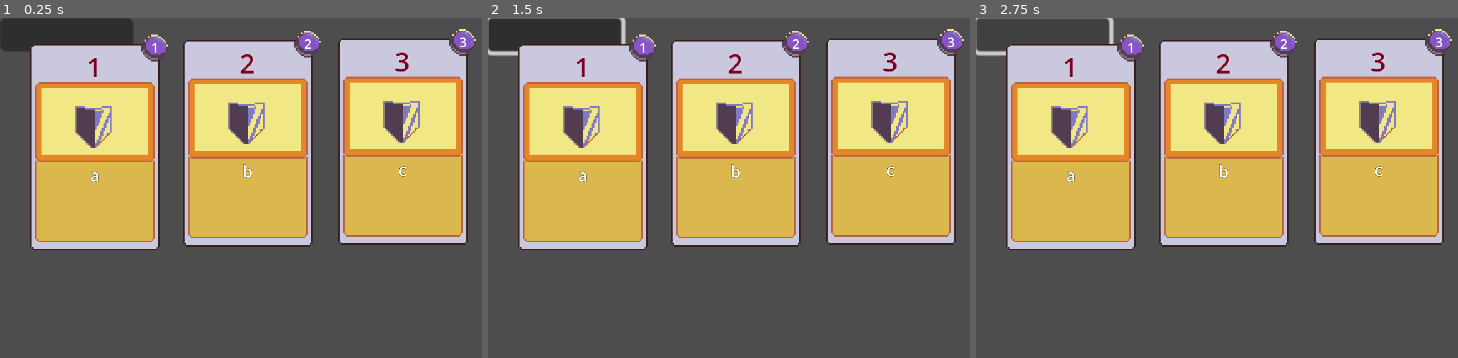
Above: before the commit, frames 1-3 (left to right).
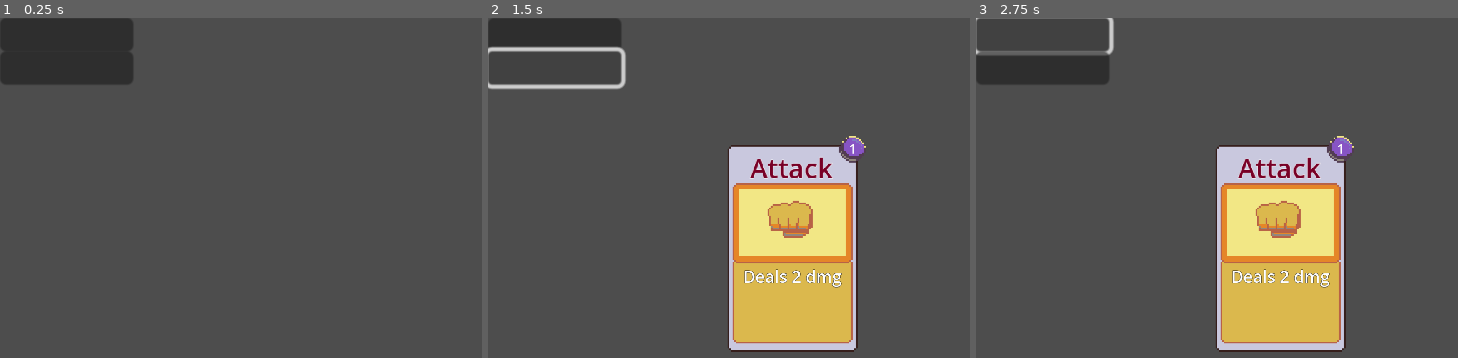
Above: after the commit, the same moments.

Repository: mosusg/brainrot-translator
Game: Godot game, scene res://deck_hand.tscn
Same seed, same stepped clock (60 frames per second), same inputs: the game is played once before the commit and once after it. This scene is started directly instead of the project's main scene.
Inputs (mouse positions are in pixels of both pictures, inside the frame that each line leads up to):
- Up to frame 1 (0.25 s): no input
- Up to frame 2 (1.5 s): click (555, 35) at 0.5 s; click (555, 69) at 1.27 s
- Up to frame 3 (2.75 s): click (1043, 35) at 2 s

The runs differ from the first frame. In frame 1, 49% of the frame differs, in the area x 0-99%, y 3-69%; in frame 2, 58%; in frame 3, 58%, in the area x 0-99%, y 3-99%.

Commit message:
cooking on cards

Diff:
--- a/deck_hand.gd
+++ b/deck_hand.gd
@@ -1,6 +1,16 @@
 extends Node2D
 
-@onready var CardScene: PackedScene = preload("res://scenes/Card.tscn")
+@onready var attack_card_scene: PackedScene = preload("res://scenes/cards/attack_card.tscn")
+@onready var defend_card_scene: PackedScene = preload("res://scenes/cards/defend_card.tscn")
 
-func _on_card_test_1_pressed() -> void:
-	pass # Replace with function body.
+@onready var spawn_point = $CanvasLayer/spawn
+
+func _ready() -> void:
+	pass
+
+func _process(delta: float) -> void:
+	pass
+
+func _on_card_test_pressed() -> void:
+	var attack_card = attack_card_scene.instantiate()
+	spawn_point.add_child(attack_card)
--- a/deck_hand.tscn
+++ b/deck_hand.tscn
@@ -1,29 +1,24 @@
 [gd_scene load_steps=2 format=3 uid="uid://bcdbllf7gue2u"]
 
-[ext_resource type="PackedScene" uid="uid://bes4hhe47cbc8" path="res://scenes/Card.tscn" id="1_27d25"]
+[ext_resource type="Script" uid="uid://mw5sfoaiyqg4" path="res://deck_hand.gd" id="1_27d25"]
 
 [node name="DeckHand" type="Node2D"]
+script = ExtResource("1_27d25")
 
 [node name="CanvasLayer" type="CanvasLayer" parent="."]
 
-[node name="Card" parent="CanvasLayer" instance=ExtResource("1_27d25")]
-position = Vector2(228, 310)
-CardName = "1"
-CardDesc = "a"
-
-[node name="Card2" parent="CanvasLayer" instance=ExtResource("1_27d25")]
-position = Vector2(595, 301)
-CardName = "2"
-CardDesc = "b"
-CardCost = 2
-
-[node name="Card3" parent="CanvasLayer" instance=ExtResource("1_27d25")]
-position = Vector2(967, 297)
-CardName = "3"
-CardDesc = "c"
-CardCost = 3
+[node name="spawn" type="Node2D" parent="CanvasLayer"]
+position = Vector2(731, 553)
 
 [node name="CardTest" type="Button" parent="."]
 offset_right = 64.0
 offset_bottom = 16.0
 scale = Vector2(5, 5)
+
+[node name="CardTest2" type="Button" parent="."]
+offset_top = 80.0
+offset_right = 64.0
+offset_bottom = 96.0
+scale = Vector2(5, 5)
+
+[connection signal="pressed" from="CardTest" to="." method="_on_card_test_pressed"]
--- a/scenes/Card.tscn
+++ b/scenes/Card.tscn
@@ -22,7 +22,6 @@
 
 [node name="Card" type="Node2D"]
 script = ExtResource("1_jyhfs")
-CardName = ""
 
 [node name="CardBase" type="Sprite2D" parent="."]
 scale = Vector2(4, 4)
@@ -41,7 +40,7 @@
 offset_right = 38.25
 offset_bottom = 39.0
 scale = Vector2(0.25, 0.25)
-text = "#"
+text = "1"
 label_settings = SubResource("LabelSettings_jyhfs")
 
 [node name="CardName" type="Node2D" parent="."]
@@ -52,7 +51,7 @@
 offset_top = -119.0
 offset_right = 114.0
 offset_bottom = -31.0
-text = "Name"
+text = "Card Name"
 label_settings = SubResource("LabelSettings_tbgi4")
 horizontal_alignment = 1
 
@@ -71,7 +70,7 @@
 offset_right = 81.0
 offset_bottom = 179.0
 scale = Vector2(1.25, 1.25)
-text = "Text"
+text = "Card Desc"
 label_settings = SubResource("LabelSettings_tefeu")
 horizontal_alignment = 1
 autowrap_mode = 3
--- /dev/null
+++ b/scenes/cards/attack_card.tscn
@@ -0,0 +1,16 @@
+[gd_scene load_steps=3 format=3 uid="uid://dw0vk4g2a0lsc"]
+
+[ext_resource type="PackedScene" uid="uid://bes4hhe47cbc8" path="res://scenes/Card.tscn" id="1_hhite"]
+[ext_resource type="Texture2D" uid="uid://ba0f7bdvpi307" path="res://assets/attack_card_image.png" id="2_7cc2x"]
+
+[node name="AttackCard" type="Node2D"]
+
+[node name="Card" parent="." node_paths=PackedStringArray("card_image") instance=ExtResource("1_hhite")]
+card_name = "Attack"
+card_desc = "Deals 2 dmg"
+card_image = NodePath("../CardImage")
+
+[node name="CardImage" type="Sprite2D" parent="."]
+position = Vector2(0, -62)
+scale = Vector2(4, 4)
+texture = ExtResource("2_7cc2x")
--- /dev/null
+++ b/scenes/cards/defend_card.tscn
@@ -0,0 +1,16 @@
+[gd_scene load_steps=3 format=3 uid="uid://cr6oxwbl2fe4m"]
+
+[ext_resource type="PackedScene" uid="uid://bes4hhe47cbc8" path="res://scenes/Card.tscn" id="1_dgdmp"]
+[ext_resource type="Texture2D" uid="uid://b80asm3mqli1e" path="res://assets/defend_card_image.png" id="2_ujx26"]
+
+[node name="DefendCard" type="Node2D"]
+
+[node name="Card" parent="." node_paths=PackedStringArray("card_image") instance=ExtResource("1_dgdmp")]
+card_name = "Defense"
+card_desc = "Defend 2 dmg"
+card_image = NodePath("../CardImage")
+
+[node name="CardImage" type="Sprite2D" parent="."]
+position = Vector2(0, -62)
+scale = Vector2(4, 4)
+texture = ExtResource("2_ujx26")
--- a/scenes/menuscroll.gdshader
+++ /dev/null
@@ -1,7 +0,0 @@
-shader_type canvas_item;
-
-void vertex() {
-    float angle = sin(TIME * .05) * 3.14159;
-    vec2 direction = vec2(cos(angle), sin(angle));
-    UV += direction * .05 * TIME;
-}
--- a/scripts/Card.gd
+++ b/scripts/Card.gd
@@ -1,18 +1,34 @@
+@tool
 extends Node2D
 
-@export var CardName: String = "Card Name"
-@export var CardDesc: String = "Card Desc"
-
-@export var CardCost: int = 1
-@export var CardImage: Node2D
+@export var card_cost: int = 1
+@export var card_name: String = "Card Name"
+@export var card_desc: String = "Card Desc"
+@export var card_image: Sprite2D
 
 
-@onready var Costlbl: Label = $CostDisp/Costlbl
-@onready var Namelbl: Label = $CardName/Namelbl
-@onready var Desclbl: Label = $CardDescription/Desclbl
+@onready var cost_lbl: Label = $CostDisp/Costlbl
+@onready var name_lbl: Label = $CardName/Namelbl
+@onready var desc_lbl: Label = $CardDescription/Desclbl
 
 
 func _ready():
-	Costlbl.set_text(str(CardCost))
-	Namelbl.set_text(CardName)
-	Desclbl.set_text(CardDesc)
+	set_card_values(card_cost, card_name, card_desc)
+
+func set_card_values(_Cost: int, _Name: String, _Desc: String):
+	cost_lbl.set_text(str(_Cost))
+	name_lbl.set_text(_Name)
+	desc_lbl.set_text(_Desc)
+
+	_update_graphics()
+
+func _update_graphics():
+	if cost_lbl.get_text() != str(card_cost):
+		cost_lbl.set_text(str(card_cost))
+	if name_lbl.get_text() != card_name:
+		name_lbl.set_text(card_name)
+	if desc_lbl.get_text() != card_desc:
+		desc_lbl.set_text(card_desc)
+
+func _process(delta: float) -> void:
+	_update_graphics()
Not shown, removed: scenes/menuscroll.gdshader.uid
Renamed: scenes/quiz.gd -> scripts/quiz.gd
Renamed: scenes/quiz.gd.uid -> scripts/quiz.gd.uid
